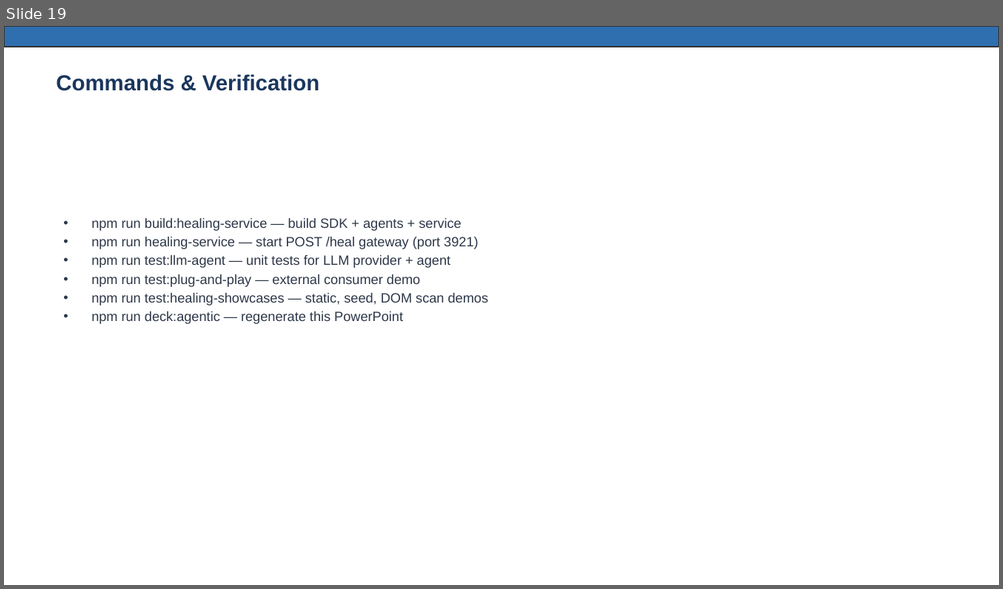
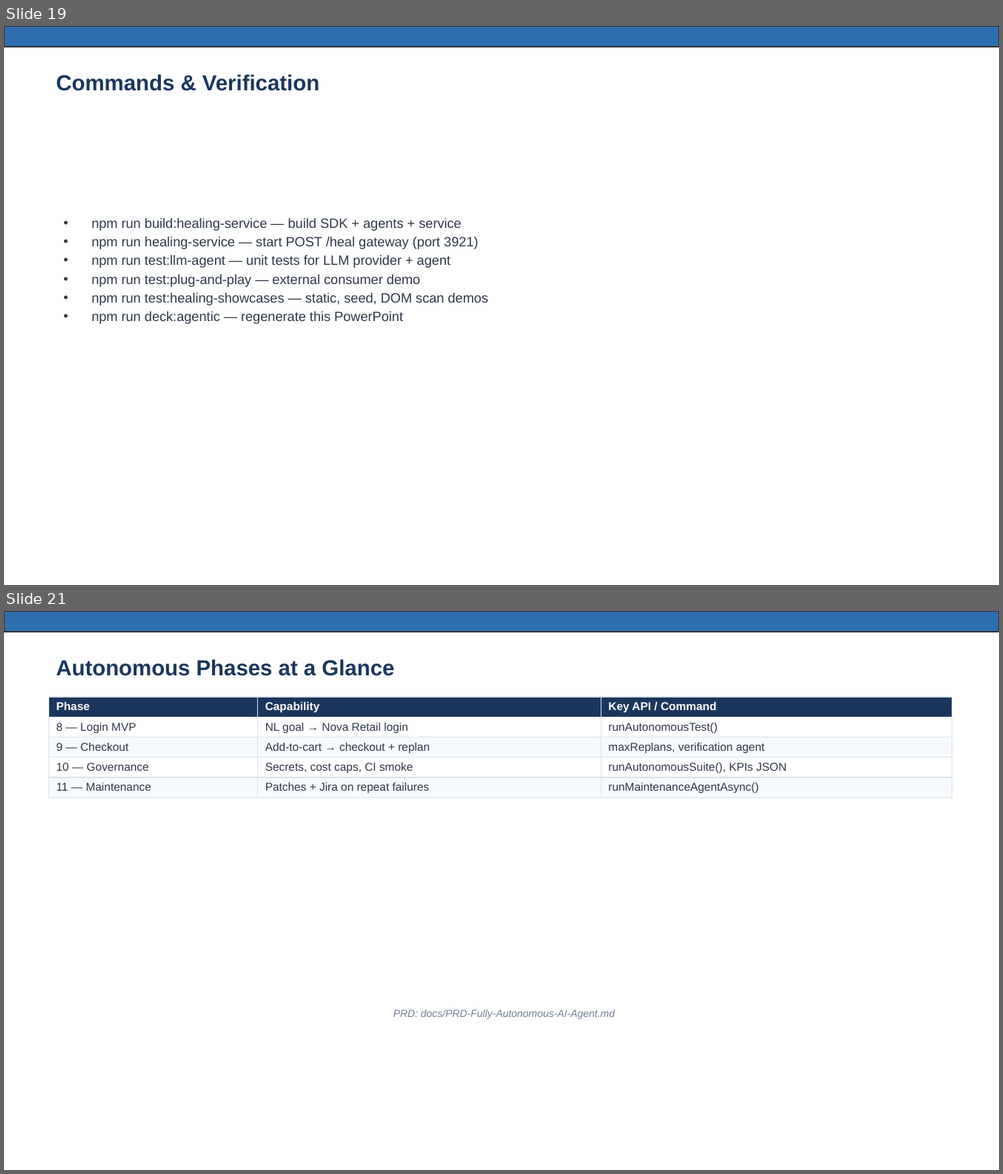
Before and after one commit to mmohansqaai/SelfHealingPlaywrightFramework, a slide deck: docs/Agentic-Healing-Technical-Presentation.pptx. Shown one above the other, each under a label of ours: slide 19 before the commit, slides 19 and 21 after it; the slides between them are not shown. The pictures are 1003x589 and 1003x1174 pixels, drawn with LibreOffice and Linux fonts; fonts in the diff are those of the drawing. Boxes give left, top, right and bottom in pixels: in the first picture for what was removed or moved away, otherwise in the second. Text is boxed around its words. In the diff, an @@ line names an element or a change of style, - is before the commit and + after.

```diff
--- a/docs/Agentic-Healing-Technical-Presentation.pptx
+++ b/docs/Agentic-Healing-Technical-Presentation.pptx
@@ slide 21 added at (4, 611, 999, 1170), background #FFFFFF @@
@@ rectangle added at (4, 611, 999, 632), fill #2F6FB0, outline #333333 1 pt @@
@@ text added at (56, 659, 394, 676), 21 pt, text #1B365D, bold @@
+Autonomous Phases at a Glance
@@ table added at (48, 697, 951, 796), 5 rows, 3 columns @@
+Phase | Capability | Key API / Command
+8 — Login MVP | NL goal → Nova Retail login | runAutonomousTest()
+9 — Checkout | Add-to-cart → checkout + replan | maxReplans, verification agent
+10 — Governance | Secrets, cost caps, CI smoke | runAutonomousSuite(), KPIs JSON
+11 — Maintenance | Patches + Jira on repeat failures | runMaintenanceAgentAsync()
@@ text added at (393, 1010, 614, 1019), 10 pt, text #718096, italic @@
+PRD: docs/PRD-Fully-Autonomous-AI-Agent.md
```
Also in this commit, not shown: 3 slides changed, 2 other slides added, 55 other files.
